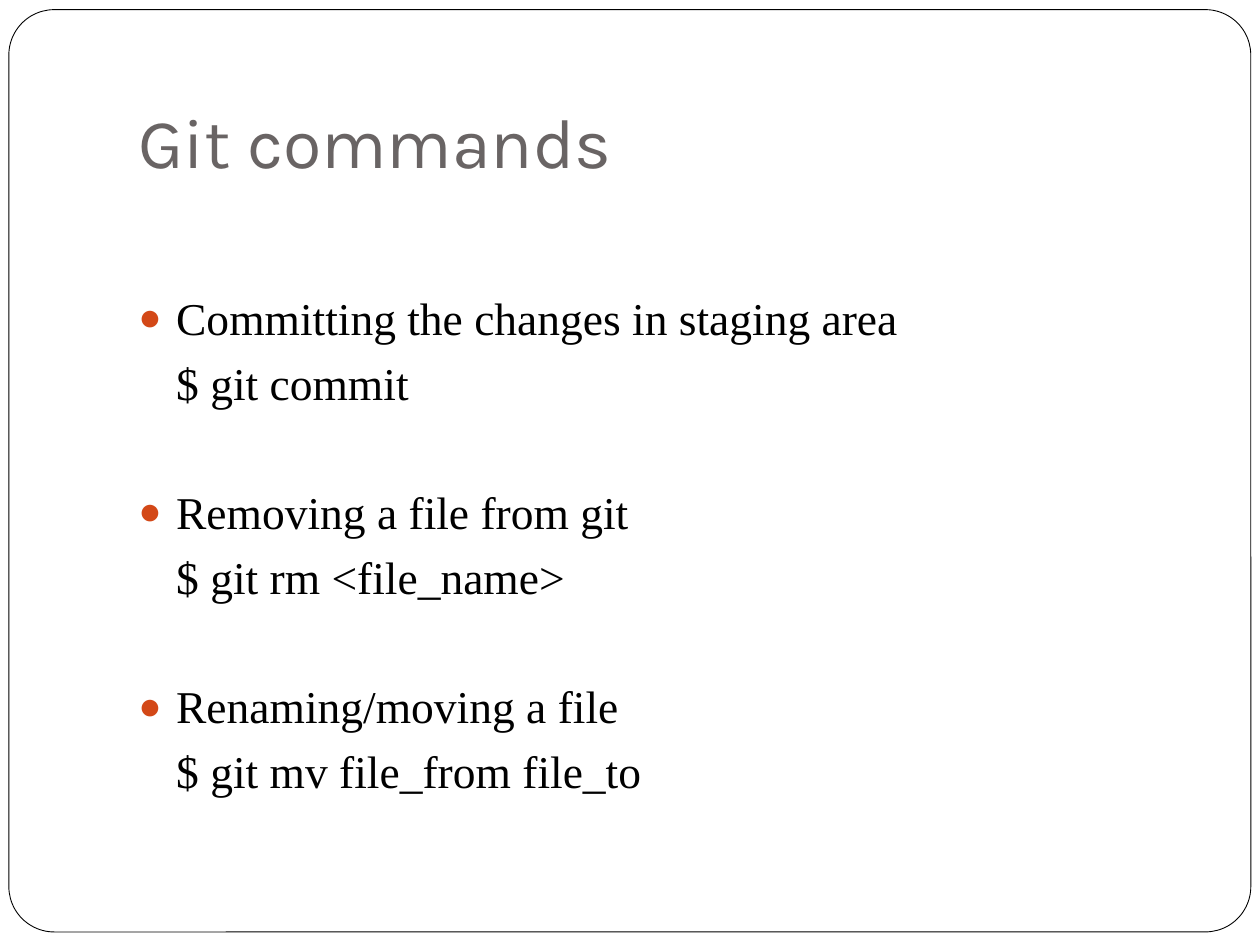
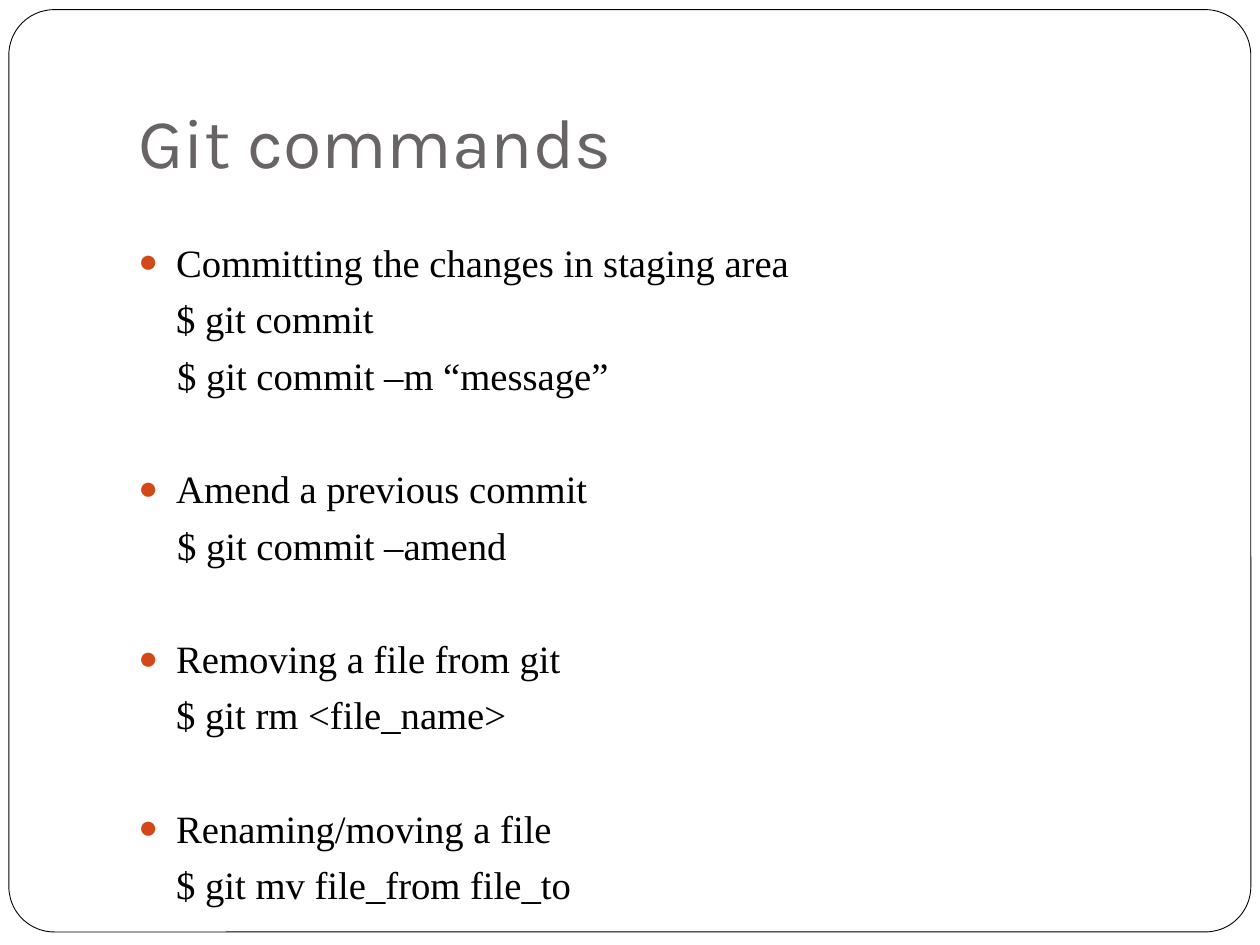
Before and after one commit to sowjumn/GITWWC, a slide deck: slide 8 of GIT.pptx (slide 7 before the commit). Drawn at 1260x945 pixels with LibreOffice and Linux fonts; fonts in the diff are those of the drawing. Boxes give left, top, right and bottom in pixels: in the first picture for what was removed or moved away, otherwise in the second. Text is boxed around its words. In the diff, an @@ line names an element or a change of style, - is before the commit and + after.

```diff
--- a/GIT.pptx
+++ b/GIT.pptx
@@ text "Committing the changes in staging ...": place and size @@
-text "Committing the changes in staging ..." at <box>176,303,898,797</box>
+text "Committing the changes in staging ..." at <box>176,250,789,907</box>
@@ text at <box>176,250,789,907</box>: size 26 to 22.1 pt in "Committing the changes in staging area", "$ git commit", "Removing a file from git", "$ git rm <file_name>" and 2 more places @@
@@ text at <box>176,364,608,568</box>: paragraphs added @@
+$ git commit –m “message”
+● Amend a previous commit
+$ git commit –amend
```
Also in this commit, not shown: 3 other slides changed, 2 slides added.
